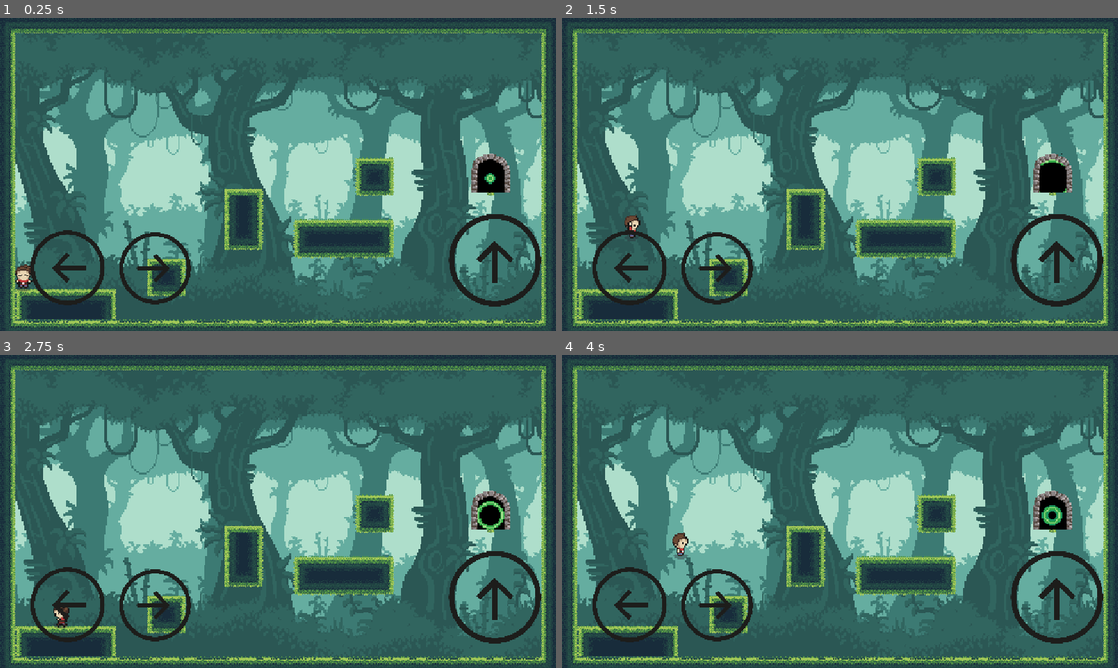
Above: before the commit, frames 1-4 (two rows, left to right).
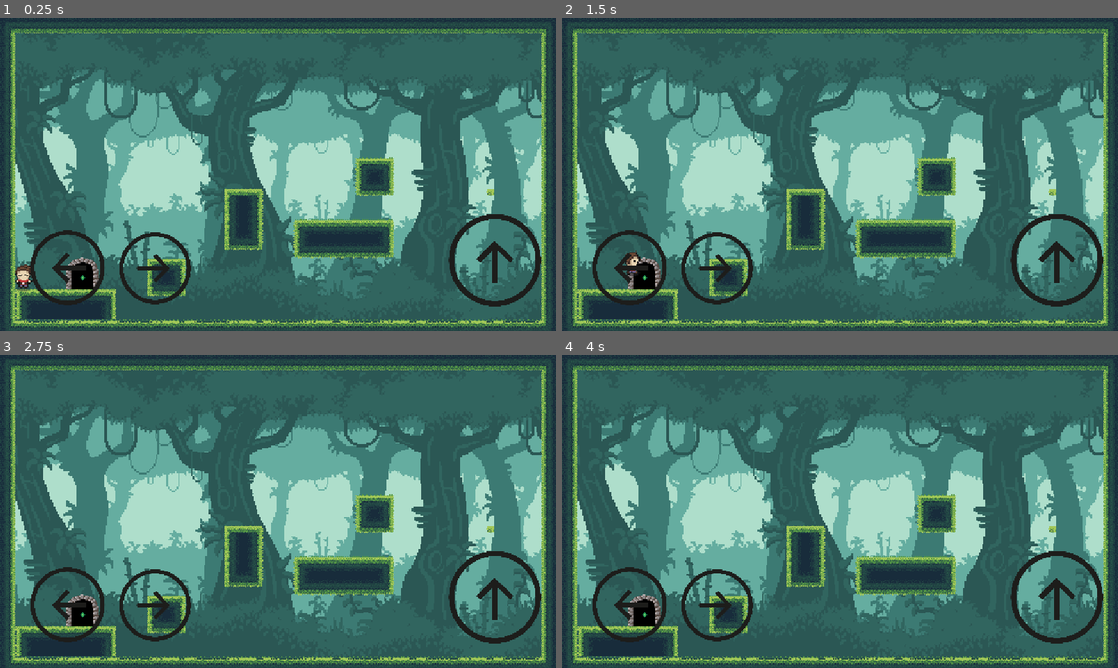
Above: after the commit, the same moments.

Repository: Tad-Min/Troll_Demo_Project-Godot-
Game: Godot game, scene res://scenes/Level/Lv1.tscn
Same seed, same stepped clock (60 frames per second), same inputs: the game is played once before the commit and once after it.
Inputs:
- Up to frame 1 (0.25 s): no input
- Up to frame 2 (1.5 s): hold D (move_right) from 0.53 s (still down); tap X (die) at 0.6 s; tap Space (jump) at 0.77, 0.8, 1.07, 1.35 s
- Up to frame 3 (2.75 s): tap Space (jump) at 1.52, 1.82, 2.3 s; tap X (die) at 1.55, 2.1 s; release D (move_right) at 2.03 s; hold A (move_left) from 2.03 s (still down)
- Up to frame 4 (4 s): release A (move_left) at 2.78 s; hold D (move_right) from 2.78 s (still down); tap X (die) at 2.85 s; tap Space (jump) at 3.02, 3.32, 3.6, 3.77 s

The runs differ from the first frame. In frame 1, 1.2% of the frame differs, in the area x 11-92%, y 43-87%; in frame 2, 1.4%; in frame 3, 1.3%; in frame 4, 1.4%.

Commit message:
Portal + minor fixes

Diff:
--- a/scenes/Level/Lv1.tscn
+++ b/scenes/Level/Lv1.tscn
@@ -1,12 +1,13 @@
-[gd_scene load_steps=30 format=4 uid="uid://ch12rgidooprk"]
+[gd_scene load_steps=13 format=4 uid="uid://ch12rgidooprk"]
 
 [ext_resource type="Texture2D" uid="uid://b4nwcsxfx7vup" path="res://Jungle Asset Pack/parallax background/plx-1.png" id="1_7p65b"]
+[ext_resource type="PackedScene" uid="uid://sg7rvsrlocap" path="res://scenes/manager.tscn" id="1_215dr"]
 [ext_resource type="Texture2D" uid="uid://descvt2cpevhr" path="res://Jungle Asset Pack/parallax background/plx-2.png" id="2_oskok"]
 [ext_resource type="Texture2D" uid="uid://dxbd45vbvo4a2" path="res://Jungle Asset Pack/parallax background/plx-4.png" id="3_l3d6l"]
 [ext_resource type="Texture2D" uid="uid://d3xgijnl3lvhn" path="res://Jungle Asset Pack/parallax background/plx-5.png" id="4_215dr"]
 [ext_resource type="Texture2D" uid="uid://cf0it5t65w2y0" path="res://Jungle Asset Pack/jungle tileset/jungle tileset.png" id="5_fqcln"]
-[ext_resource type="Texture2D" uid="uid://befmu440wgg3g" path="res://assets/portal.png" id="6_l3d6l"]
 [ext_resource type="PackedScene" uid="uid://dhqdda1mfogu7" path="res://scenes/player.tscn" id="6_oskok"]
+[ext_resource type="PackedScene" uid="uid://43frl41ejo30" path="res://scenes/portal.tscn" id="7_l3d6l"]
 
 [sub_resource type="TileSetAtlasSource" id="TileSetAtlasSource_oskok"]
 texture = ExtResource("5_fqcln")
@@ -1374,134 +1375,9 @@
 physics_layer_0/collision_layer = 1
 sources/0 = SubResource("TileSetAtlasSource_215dr")
 
-[sub_resource type="AtlasTexture" id="AtlasTexture_l3d6l"]
-atlas = ExtResource("6_l3d6l")
-region = Rect2(0, 0, 32, 32)
-
-[sub_resource type="AtlasTexture" id="AtlasTexture_215dr"]
-atlas = ExtResource("6_l3d6l")
-region = Rect2(32, 0, 32, 32)
-
-[sub_resource type="AtlasTexture" id="AtlasTexture_fqcln"]
-atlas = ExtResource("6_l3d6l")
-region = Rect2(64, 0, 32, 32)
-
-[sub_resource type="AtlasTexture" id="AtlasTexture_3u6yt"]
-atlas = ExtResource("6_l3d6l")
-region = Rect2(96, 0, 32, 32)
-
-[sub_resource type="AtlasTexture" id="AtlasTexture_trgvg"]
-atlas = ExtResource("6_l3d6l")
-region = Rect2(0, 32, 32, 32)
-
-[sub_resource type="AtlasTexture" id="AtlasTexture_1jteh"]
-atlas = ExtResource("6_l3d6l")
-region = Rect2(32, 32, 32, 32)
-
-[sub_resource type="AtlasTexture" id="AtlasTexture_ycurf"]
-atlas = ExtResource("6_l3d6l")
-region = Rect2(64, 32, 32, 32)
-
-[sub_resource type="AtlasTexture" id="AtlasTexture_ccrv4"]
-atlas = ExtResource("6_l3d6l")
-region = Rect2(96, 32, 32, 32)
-
-[sub_resource type="AtlasTexture" id="AtlasTexture_qwpae"]
-atlas = ExtResource("6_l3d6l")
-region = Rect2(0, 64, 32, 32)
-
-[sub_resource type="AtlasTexture" id="AtlasTexture_8r58q"]
-atlas = ExtResource("6_l3d6l")
-region = Rect2(32, 64, 32, 32)
-
-[sub_resource type="AtlasTexture" id="AtlasTexture_ga040"]
-atlas = ExtResource("6_l3d6l")
-region = Rect2(64, 64, 32, 32)
-
-[sub_resource type="AtlasTexture" id="AtlasTexture_bmjqr"]
-atlas = ExtResource("6_l3d6l")
-region = Rect2(96, 64, 32, 32)
-
-[sub_resource type="AtlasTexture" id="AtlasTexture_nm6a8"]
-atlas = ExtResource("6_l3d6l")
-region = Rect2(0, 96, 32, 32)
-
-[sub_resource type="AtlasTexture" id="AtlasTexture_yg8ht"]
-atlas = ExtResource("6_l3d6l")
-region = Rect2(32, 96, 32, 32)
-
-[sub_resource type="AtlasTexture" id="AtlasTexture_xo4jt"]
-atlas = ExtResource("6_l3d6l")
-region = Rect2(64, 96, 32, 32)
-
-[sub_resource type="AtlasTexture" id="AtlasTexture_4xmb0"]
-atlas = ExtResource("6_l3d6l")
-region = Rect2(96, 96, 32, 32)
-
-[sub_resource type="AtlasTexture" id="AtlasTexture_d4vyj"]
-atlas = ExtResource("6_l3d6l")
-region = Rect2(0, 128, 32, 32)
-
-[sub_resource type="SpriteFrames" id="SpriteFrames_215dr"]
-animations = [{
-"frames": [{
-"duration": 1.0,
-"texture": SubResource("AtlasTexture_l3d6l")
-}, {
-"duration": 1.0,
-"texture": SubResource("AtlasTexture_215dr")
-}, {
-"duration": 1.0,
-"texture": SubResource("AtlasTexture_fqcln")
-}, {
-"duration": 1.0,
-"texture": SubResource("AtlasTexture_3u6yt")
-}, {
-"duration": 1.0,
-"texture": SubResource("AtlasTexture_trgvg")
-}, {
-"duration": 1.0,
-"texture": SubResource("AtlasTexture_1jteh")
-}, {
-"duration": 1.0,
-"texture": SubResource("AtlasTexture_ycurf")
-}, {
-"duration": 1.0,
-"texture": SubResource("AtlasTexture_ccrv4")
-}, {
-"duration": 1.0,
-"texture": SubResource("AtlasTexture_qwpae")
-}, {
-"duration": 1.0,
-"texture": SubResource("AtlasTexture_8r58q")
-}, {
-"duration": 1.0,
-"texture": SubResource("AtlasTexture_ga040")
-}, {
-"duration": 1.0,
-"texture": SubResource("AtlasTexture_bmjqr")
-}, {
-"duration": 1.0,
-"texture": SubResource("AtlasTexture_nm6a8")
-}, {
-"duration": 1.0,
-"texture": SubResource("AtlasTexture_yg8ht")
-}, {
-"duration": 1.0,
-"texture": SubResource("AtlasTexture_xo4jt")
-}, {
-"duration": 1.0,
-"texture": SubResource("AtlasTexture_4xmb0")
-}, {
-"duration": 1.0,
-"texture": SubResource("AtlasTexture_d4vyj")
-}],
-"loop": true,
-"name": &"Default",
-"speed": 10.0
-}]
-
 [node name="Lv1" type="Node2D"]
+
+[node name="Manager" parent="." instance=ExtResource("1_215dr")]
 
 [node name="Background" type="TextureRect" parent="."]
 offset_left = 191.0
@@ -1591,13 +1467,10 @@
 tile_map_data = PackedByteArray("AAACACYAAAAEAAUAAAADACUAAAAFAAQAAAAEACQAAAAGAAMAAAAEACMAAAAGAAIAAAACACUAAAAEAAQAAAADAC …(3248 unchanged characters)…
 tile_set = SubResource("TileSet_fqcln")
 
-[node name="Door" type="AnimatedSprite2D" parent="."]
-position = Vector2(1016, 320)
-scale = Vector2(2.51654, 2.51654)
-sprite_frames = SubResource("SpriteFrames_215dr")
-animation = &"Default"
-autoplay = "Default"
-frame_progress = 0.390006
+[node name="Portal" parent="." instance=ExtResource("7_l3d6l")]
+position = Vector2(170, 528)
+rotation = 3.14159
+scale = Vector2(2.01603, -2.0561)
 
 [node name="Player" parent="." instance=ExtResource("6_oskok")]
 position = Vector2(48, 560)
--- /dev/null
+++ b/scenes/manager.tscn
@@ -0,0 +1,6 @@
+[gd_scene load_steps=2 format=3 uid="uid://sg7rvsrlocap"]
+
+[ext_resource type="Script" uid="uid://pnpvwq57o2vs" path="res://scripts/manager.gd" id="1_bdh1m"]
+
+[node name="Manager" type="Node"]
+script = ExtResource("1_bdh1m")
--- a/scenes/player.tscn
+++ b/scenes/player.tscn
@@ -223,7 +223,7 @@
 [sub_resource type="CircleShape2D" id="CircleShape2D_smehm"]
 radius = 6.08276
 
-[node name="Player" type="CharacterBody2D"]
+[node name="Player" type="CharacterBody2D" groups=["Player"]]
 script = ExtResource("1_g2els")
 
 [node name="AnimatedSprite2D" type="AnimatedSprite2D" parent="."]
@@ -232,7 +232,7 @@
 animation = &"right"
 autoplay = "idle"
 
-[node name="CollisionShape2D" type="CollisionShape2D" parent="."]
+[node name="CollisionShape2D" type="CollisionShape2D" parent="." groups=["Player"]]
 z_index = 1
 position = Vector2(0, -6)
 shape = SubResource("CircleShape2D_smehm")
--- /dev/null
+++ b/scenes/portal.tscn
@@ -0,0 +1,148 @@
+[gd_scene load_steps=22 format=3 uid="uid://43frl41ejo30"]
+
+[ext_resource type="Script" uid="uid://1npwxg8qoh5c" path="res://scripts/portal.gd" id="1_1ffj6"]
+[ext_resource type="Texture2D" uid="uid://befmu440wgg3g" path="res://assets/portal.png" id="1_v0xau"]
+
+[sub_resource type="AtlasTexture" id="AtlasTexture_1ffj6"]
+atlas = ExtResource("1_v0xau")
+region = Rect2(0, 0, 32, 32)
+
+[sub_resource type="AtlasTexture" id="AtlasTexture_jr6l0"]
+atlas = ExtResource("1_v0xau")
+region = Rect2(32, 0, 32, 32)
+
+[sub_resource type="AtlasTexture" id="AtlasTexture_d4jfq"]
+atlas = ExtResource("1_v0xau")
+region = Rect2(64, 0, 32, 32)
+
+[sub_resource type="AtlasTexture" id="AtlasTexture_dyed0"]
+atlas = ExtResource("1_v0xau")
+region = Rect2(96, 0, 32, 32)
+
+[sub_resource type="AtlasTexture" id="AtlasTexture_ckw30"]
+atlas = ExtResource("1_v0xau")
+region = Rect2(0, 32, 32, 32)
+
+[sub_resource type="AtlasTexture" id="AtlasTexture_4pvrx"]
+atlas = ExtResource("1_v0xau")
+region = Rect2(32, 32, 32, 32)
+
+[sub_resource type="AtlasTexture" id="AtlasTexture_i0ytf"]
+atlas = ExtResource("1_v0xau")
+region = Rect2(64, 32, 32, 32)
+
+[sub_resource type="AtlasTexture" id="AtlasTexture_frqps"]
+atlas = ExtResource("1_v0xau")
+region = Rect2(96, 32, 32, 32)
+
+[sub_resource type="AtlasTexture" id="AtlasTexture_5yude"]
+atlas = ExtResource("1_v0xau")
+region = Rect2(0, 64, 32, 32)
+
+[sub_resource type="AtlasTexture" id="AtlasTexture_e5sgc"]
+atlas = ExtResource("1_v0xau")
+region = Rect2(32, 64, 32, 32)
+
+[sub_resource type="AtlasTexture" id="AtlasTexture_11dha"]
+atlas = ExtResource("1_v0xau")
+region = Rect2(64, 64, 32, 32)
+
+[sub_resource type="AtlasTexture" id="AtlasTexture_hay7w"]
+atlas = ExtResource("1_v0xau")
+region = Rect2(96, 64, 32, 32)
+
+[sub_resource type="AtlasTexture" id="AtlasTexture_33yj3"]
+atlas = ExtResource("1_v0xau")
+region = Rect2(0, 96, 32, 32)
+
+[sub_resource type="AtlasTexture" id="AtlasTexture_ybu0s"]
+atlas = ExtResource("1_v0xau")
+region = Rect2(32, 96, 32, 32)
+
+[sub_resource type="AtlasTexture" id="AtlasTexture_h50eh"]
+atlas = ExtResource("1_v0xau")
+region = Rect2(64, 96, 32, 32)
+
+[sub_resource type="AtlasTexture" id="AtlasTexture_f7pif"]
+atlas = ExtResource("1_v0xau")
+region = Rect2(96, 96, 32, 32)
+
+[sub_resource type="AtlasTexture" id="AtlasTexture_kjyi5"]
+atlas = ExtResource("1_v0xau")
+region = Rect2(0, 128, 32, 32)
+
+[sub_resource type="SpriteFrames" id="SpriteFrames_7typk"]
+animations = [{
+"frames": [{
+"duration": 1.0,
+"texture": SubResource("AtlasTexture_1ffj6")
+}, {
+"duration": 1.0,
+"texture": SubResource("AtlasTexture_jr6l0")
+}, {
+"duration": 1.0,
+"texture": SubResource("AtlasTexture_d4jfq")
+}, {
+"duration": 1.0,
+"texture": SubResource("AtlasTexture_dyed0")
+}, {
+"duration": 1.0,
+"texture": SubResource("AtlasTexture_ckw30")
+}, {
+"duration": 1.0,
+"texture": SubResource("AtlasTexture_4pvrx")
+}, {
+"duration": 1.0,
+"texture": SubResource("AtlasTexture_i0ytf")
+}, {
+"duration": 1.0,
+"texture": SubResource("AtlasTexture_frqps")
+}, {
+"duration": 1.0,
+"texture": SubResource("AtlasTexture_5yude")
+}, {
+"duration": 1.0,
+"texture": SubResource("AtlasTexture_e5sgc")
+}, {
+"duration": 1.0,
+"texture": SubResource("AtlasTexture_11dha")
+}, {
+"duration": 1.0,
+"texture": SubResource("AtlasTexture_hay7w")
+}, {
+"duration": 1.0,
+"texture": SubResource("AtlasTexture_33yj3")
+}, {
+"duration": 1.0,
+"texture": SubResource("AtlasTexture_ybu0s")
+}, {
+"duration": 1.0,
+"texture": SubResource("AtlasTexture_h50eh")
+}, {
+"duration": 1.0,
+"texture": SubResource("AtlasTexture_f7pif")
+}, {
+"duration": 1.0,
+"texture": SubResource("AtlasTexture_kjyi5")
+}],
+"loop": true,
+"name": &"idle",
+"speed": 20.0
+}]
+
+[sub_resource type="CircleShape2D" id="CircleShape2D_1ffj6"]
+
+[node name="Portal" type="Node2D"]
+scale = Vector2(-2.01603, 2.0561)
+script = ExtResource("1_1ffj6")
+
+[node name="AnimatedSprite2D" type="AnimatedSprite2D" parent="."]
+sprite_frames = SubResource("SpriteFrames_7typk")
+animation = &"idle"
+frame_progress = 0.235477
+
+[node name="Area2D" type="Area2D" parent="."]
+
+[node name="CollisionShape2D" type="CollisionShape2D" parent="Area2D"]
+scale = Vector2(1.66675, 1.561)
+shape = SubResource("CircleShape2D_1ffj6")
--- /dev/null
+++ b/scripts/manager.gd
@@ -0,0 +1,14 @@
+extends Node
+
+func _ready() -> void:
+	print("Manager ready!")
+
+	# safer way: find by absolute path or by group
+	var portal = get_node_or_null("../Portal")
+	if portal:
+		portal.connect("player_entered", Callable(self, "on_portal_entered"))
+	else:
+		push_error("Portal not found! Check your node path or name.")
+
+func on_portal_entered() -> void:
+	print("Manager: Portal entered, level completed...")
--- a/scripts/player.gd
+++ b/scripts/player.gd
@@ -20,7 +20,6 @@
 
 	# Handle jump.
 	if Input.is_action_just_pressed("jump"):
-		print("jumping")
 		if is_on_floor():
 			if last_direction == -1.0:
 				lr_anim=false
@@ -40,7 +39,6 @@
 
 	# Handle movement A-D
 	var direction := Input.get_axis("move_left", "move_right")
-	print(direction)
 	if last_direction != direction and lr_anim:
 		if direction == -1:
 			$AnimatedSprite2D.play("left")
@@ -64,6 +62,9 @@
 		lr_anim=true
 
 	move_and_slide()
+	#press X to die, testing only
+	if Input.is_action_just_pressed("die"):
+		die()
 
 
 func _on_animated_sprite_2d_frame_changed():
@@ -75,3 +76,15 @@
 		if $AnimatedSprite2D.frame == 4:
 			velocity.y = JUMP_VELOCITY
 			$JumpSound.play()
+
+
+var is_dead: bool = false
+func die() -> bool:
+	if is_dead:
+		return false  # already dead, nothing happens
+
+	is_dead = true
+	$CollisionShape2D.disabled = true
+	print("Player died")
+
+	return true
--- /dev/null
+++ b/scripts/portal.gd
@@ -0,0 +1,13 @@
+extends Node2D
+
+signal player_entered  # custom signal for the game center
+
+func _ready() -> void:
+	# connect the Area2D's built-in signal to our handler
+	$Area2D.connect("body_entered", Callable(self, "_on_body_entered"))
+	print("portal ready")
+
+func _on_body_entered(body: Node) -> void:
+	if body.is_in_group("Player"):  # only trigger for the player
+		print("Player entered the portal!")
+		emit_signal("player_entered")  # notify GameCenter
Not shown, added: scripts/manager.gd.uid
Not shown, added: scripts/portal.gd.uid
